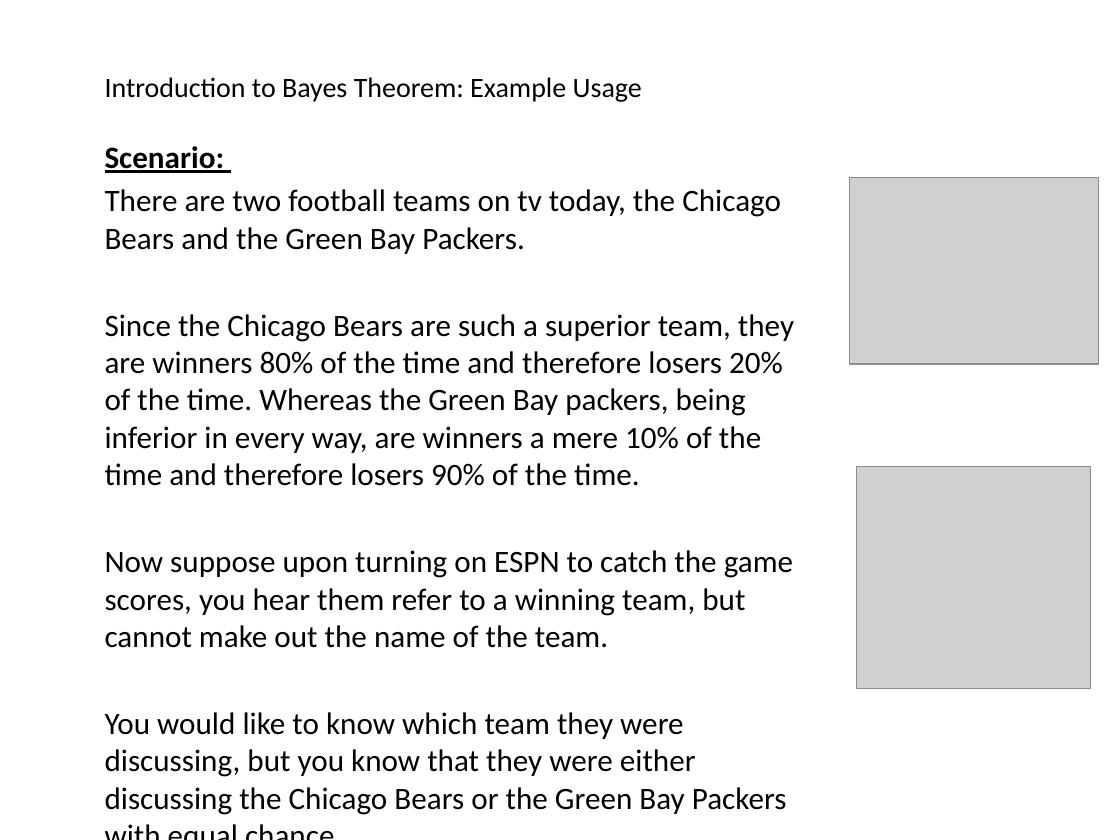
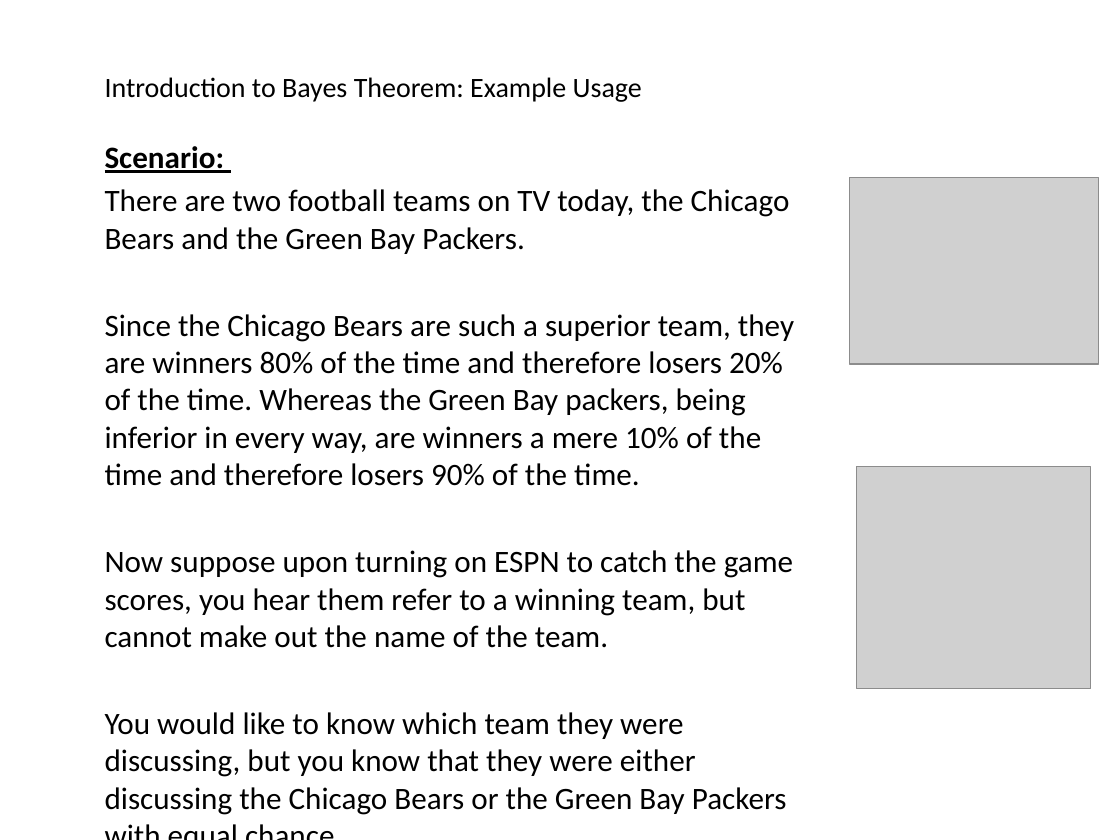
Before and after one commit to adam-m-mcelhinney/MCS507_Final_Project, a slide deck: slide 10 of Presentation/Bayesian Classifiers in Python.pptx. Drawn at 1120x840 pixels with LibreOffice and Linux fonts; fonts in the diff are those of the drawing; grey boxes stand for pictures; background and template pictures are left out. Boxes give left, top, right and bottom in pixels: in the first picture for what was removed or moved away, otherwise in the second. Text is boxed around its words. In the diff, an @@ line names an element or a change of style, - is before the commit and + after.

```diff
--- a/Presentation/Bayesian Classifiers in Python.pptx
+++ b/Presentation/Bayesian Classifiers in Python.pptx
@@ text at [105,189,790,254]: text changed @@
-There are two football teams on tv today, the Chicago Bears and the Green Bay Packers.
+There are two football teams on TV today, the Chicago Bears and the Green Bay Packers.
```
Also in this commit, not shown: 3 other slides changed, 3 slides added, 6 other files.
